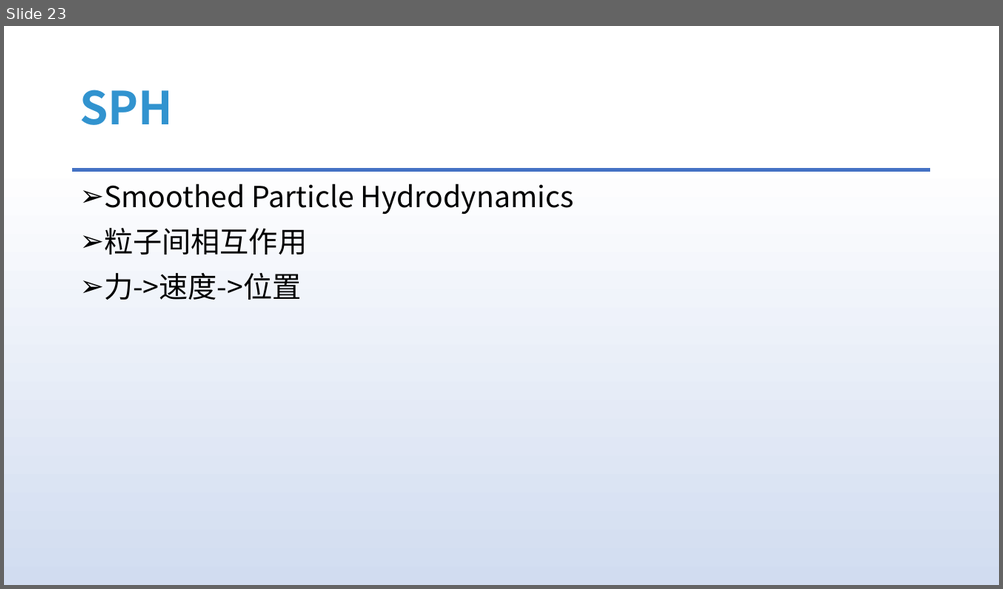
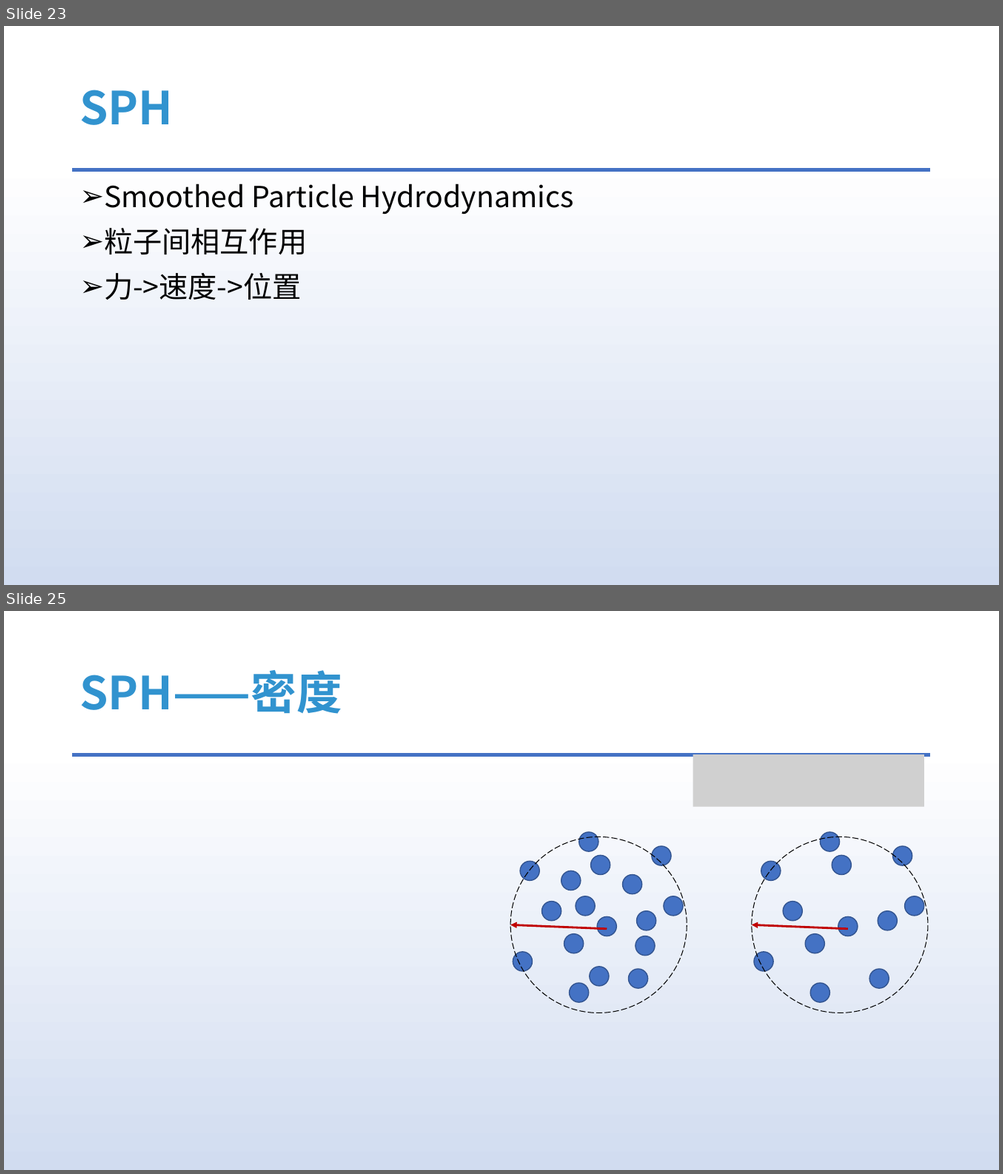
Before and after one commit to answerear/UnityFluid, a slide deck: doc/流体模拟入门分享.pptx. Shown one above the other, each under a label of ours: slide 23 before the commit, slides 23 and 25 after it; the slides between them are not shown. The pictures are 1003x589 and 1003x1174 pixels, drawn with LibreOffice and Linux fonts; fonts in the diff are those of the drawing; grey boxes stand for pictures. Boxes give left, top, right and bottom in pixels: in the first picture for what was removed or moved away, otherwise in the second. Text is boxed around its words. In the diff, an @@ line names an element or a change of style, - is before the commit and + after.

```diff
--- a/doc/流体模拟入门分享.pptx
+++ b/doc/流体模拟入门分享.pptx
@@ slide 25 added at (4,611,999,1170), background gradient #FFFFFF to #D1DCF0 to #DAE3F3 to #ABC0E4 to #BECEEA to #C7D5ED; not listed: 1 template element that a slide beside it also shows @@
@@ title added at (79,670,341,714), 44 pt, text #3193CF, bold @@
+SPH——密度
@@ picture added at (693,755,924,807) @@
@@ group added at (511,832,687,1013): 18 ellipses, 1 arrow @@
@@ group added at (751,832,928,1013): 13 ellipses, 1 arrow @@
```
Also in this commit, not shown: 5 slides changed, 9 other slides added, 2 slides removed.
